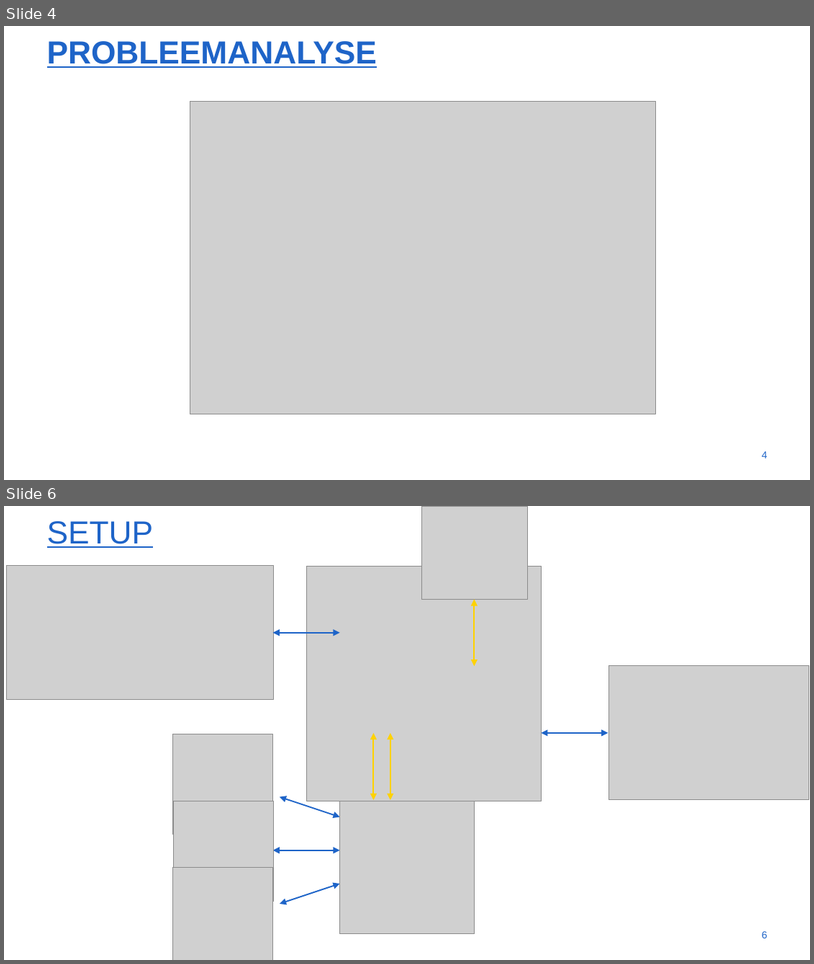
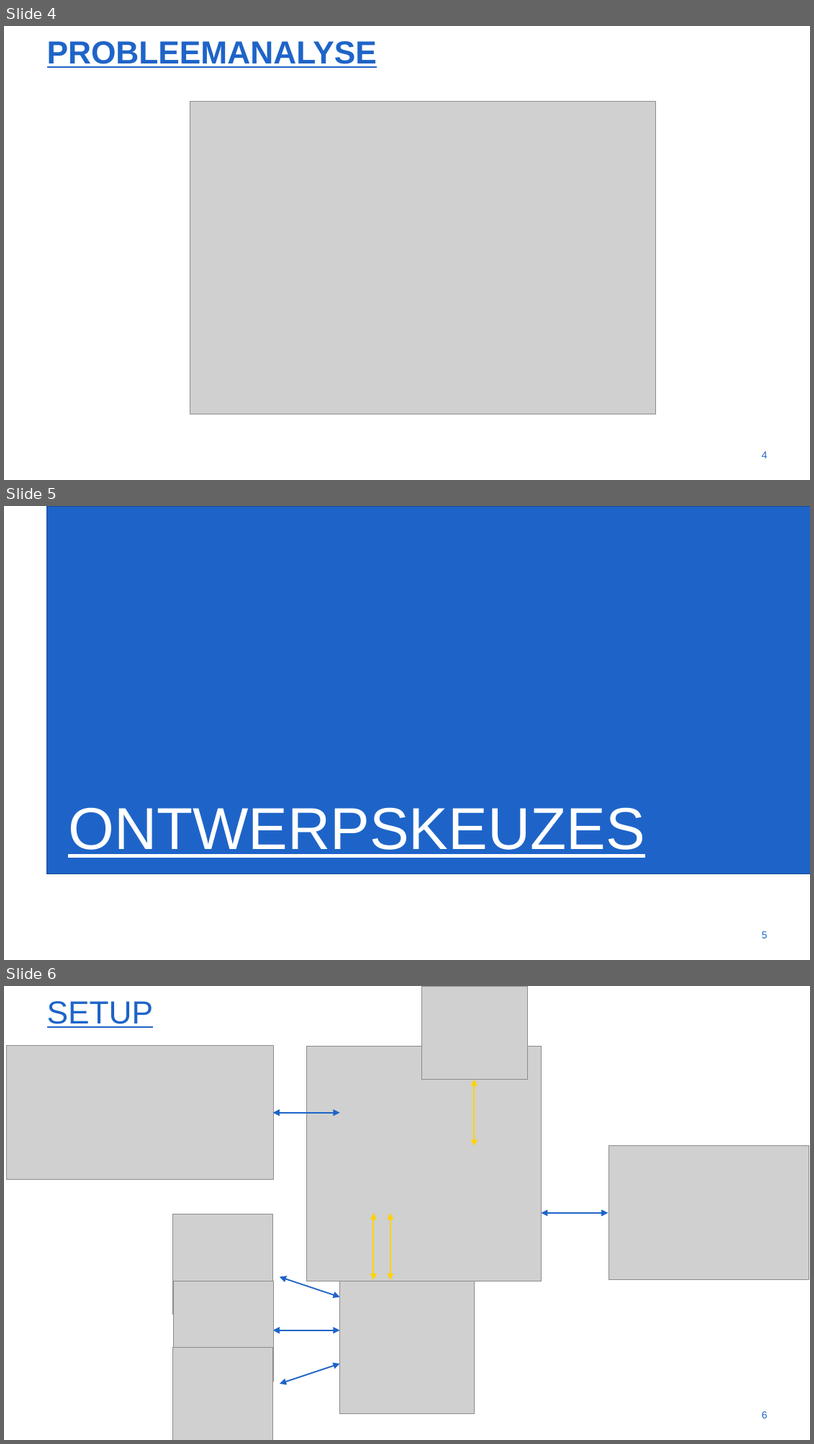
Before and after one commit to gartangh/Cross-Curricular-Project, a slide deck: Report/Presentatie_1.pptx. Shown one above the other, each under a label of ours: slides 4 and 6 before the commit, slides 4, 5 and 6 after it; the slides between them are not shown. The pictures are 814x964 and 814x1444 pixels, drawn with LibreOffice and Linux fonts; fonts in the diff are those of the drawing; grey boxes stand for pictures; background and template pictures are left out. Boxes give left, top, right and bottom in pixels: in the first picture for what was removed or moved away, otherwise in the second. Text is boxed around its words. In the diff, an @@ line names an element or a change of style, - is before the commit and + after.

```diff
--- a/Report/Presentatie_1.pptx
+++ b/Report/Presentatie_1.pptx
@@ slide 5 added at [4,506,810,960], background #FFFFFF @@
@@ rectangle added at [46,506,810,873], fill #1E64C8, outline #164A94 1 pt @@
@@ title added at [68,807,645,857], 100 pt, text #FFFFFF, underline @@
+ONTWERPSKEUZES
@@ page number added at [762,931,768,938], 17.1 pt, text #1E64C8 @@
+5
```
Also in this commit, not shown: 1 slide changed, 2 slides removed.
